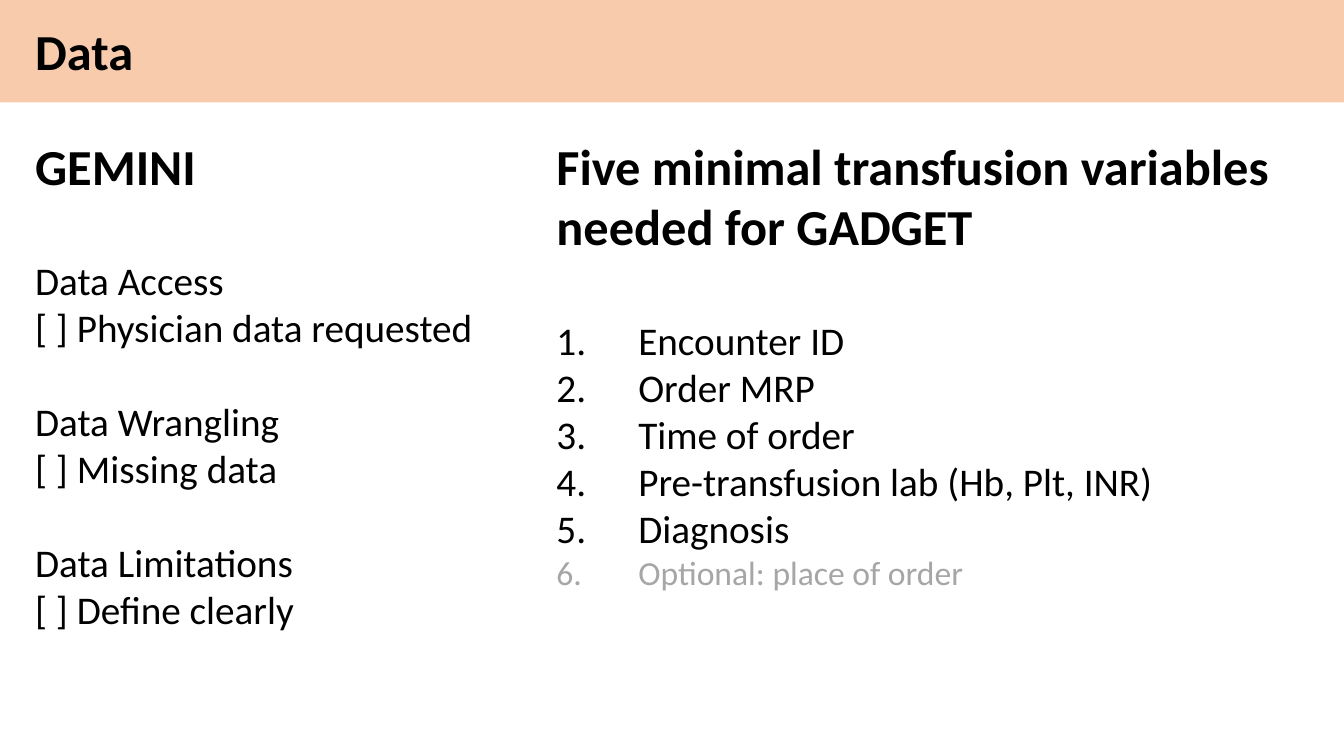
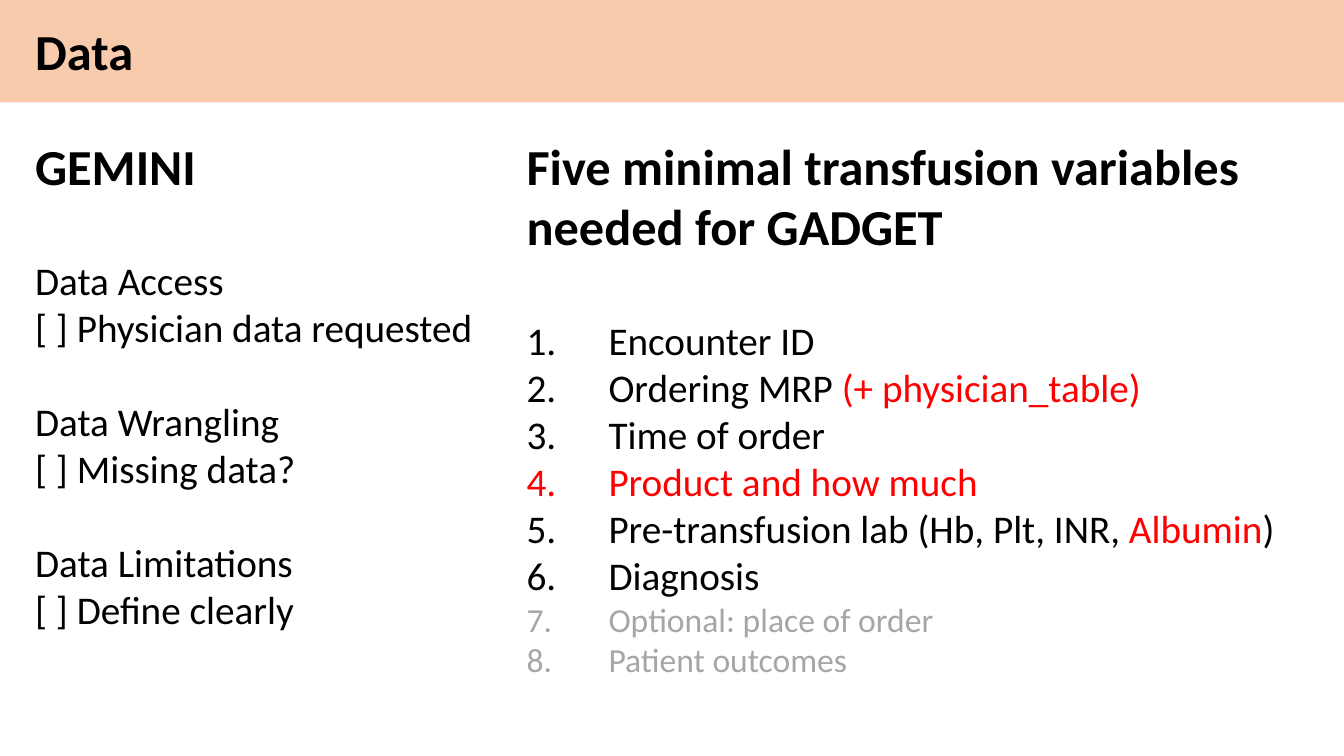
Before and after one commit to RazaS/GADGET_public, a slide deck: slide 2 of GADGET_Blueprint_1.pptx. Drawn at 1344x756 pixels with LibreOffice and Linux fonts; fonts in the diff are those of the drawing. Boxes give left, top, right and bottom in pixels: in the first picture for what was removed or moved away, otherwise in the second. Text is boxed around its words. In the diff, an @@ line names an element or a change of style, - is before the commit and + after.

```diff
--- a/GADGET_Blueprint_1.pptx
+++ b/GADGET_Blueprint_1.pptx
@@ text "Five minimal transfusion variables needed ...": place and size @@
-text "Five minimal transfusion variables needed ..." at bbox=[556, 149, 1269, 590]
+text "Five minimal transfusion variables needed ..." at bbox=[527, 149, 1274, 672]
@@ text at bbox=[609, 373, 1141, 409]: text changed; text colour #000000 to #FF0000 @@
-2. Order MRP
+2. Ordering MRP (+ physician_table)
@@ text at bbox=[77, 455, 295, 490]: text changed @@
-[ ] Missing data
+[ ] Missing data?
@@ text at bbox=[609, 468, 1274, 549]: text changed @@
-4. Pre-transfusion lab (Hb, Plt, INR)
+4. Product and how much
+5. Pre-transfusion lab (Hb, Plt, INR, Albumin)
@@ text at bbox=[609, 649, 848, 672]: paragraph added @@
+8. Patient outcomes
```
Also in this commit, not shown: 2 other slides changed.
